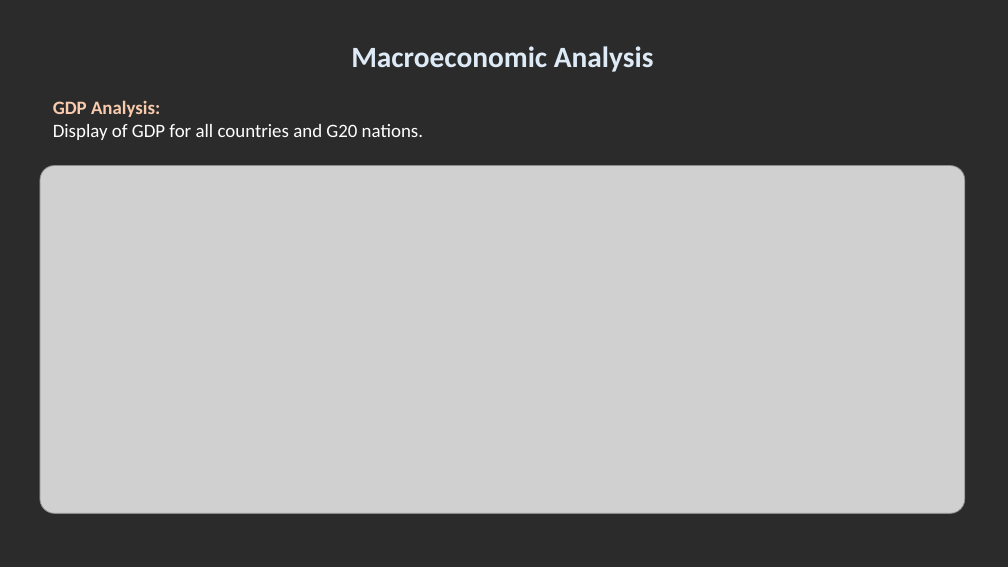
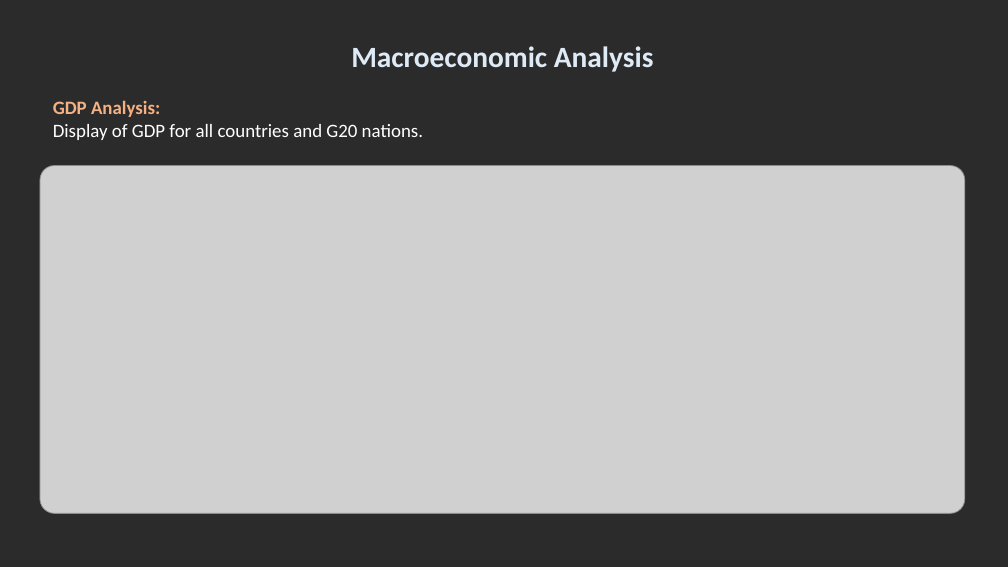
Before and after one commit to jash1112/Project_3, a slide deck: slide 4 of Presentation.pptx (slide 3 before the commit). Drawn at 1008x567 pixels with LibreOffice and Linux fonts; fonts in the diff are those of the drawing; grey boxes stand for pictures; background and template pictures are left out; a plain dark background stands for a picture behind light text. Boxes give left, top, right and bottom in pixels: in the first picture for what was removed or moved away, otherwise in the second. Text is boxed around its words. In the diff, an @@ line names an element or a change of style, - is before the commit and + after.

Commit message:
up

```diff
--- a/Presentation.pptx
+++ b/Presentation.pptx
@@ text at box(53, 100, 160, 117): text colour #F8CBAD to #F4B183 in "GDP Analysis:" @@
```
Also in this commit, not shown: 1 other slide changed, 7 slides added, 1 slide removed.
